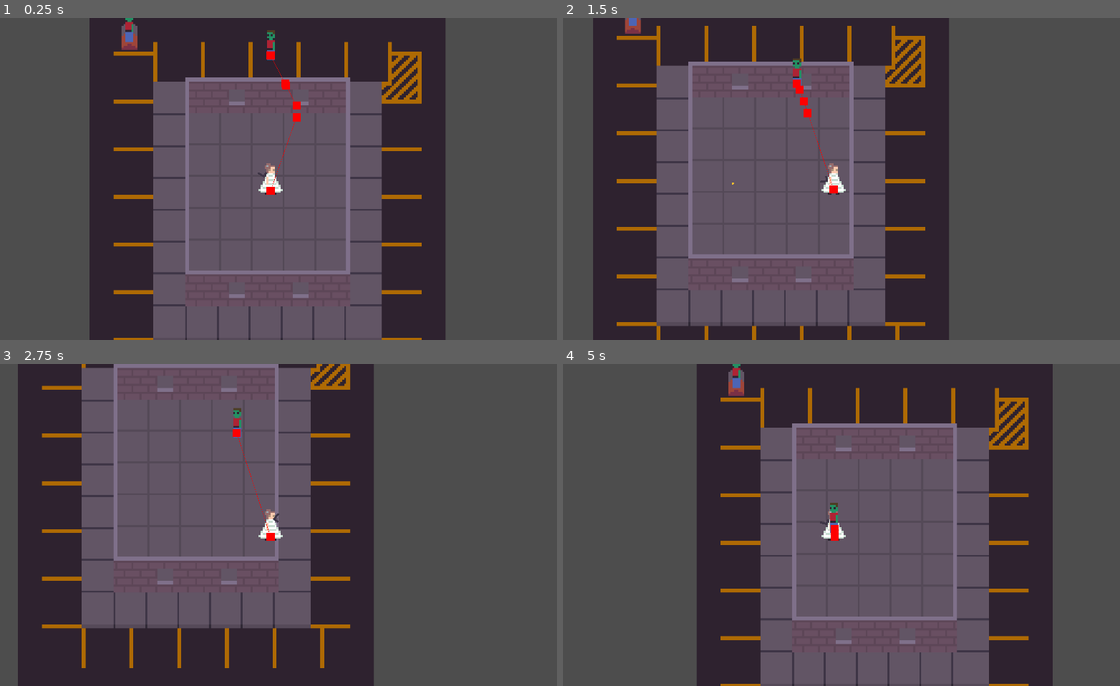
Above: before the commit, frames 1-4 (two rows, left to right).
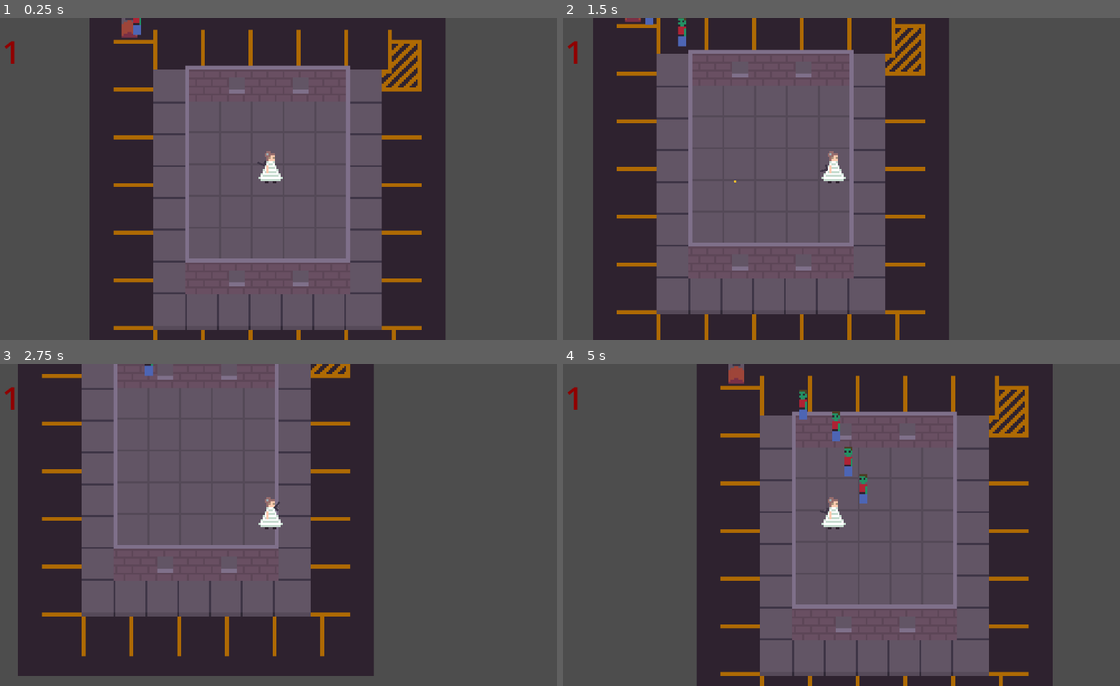
Above: after the commit, the same moments.

Repository: smolsenbiller/godot_projects
Game: Godot game, scene res://scenes/main.tscn
Two runs of this game, one before a commit and one after it. Both use one fixed random seed, a clock stepped at 60 frames per second and the inputs below.
Inputs (mouse positions are in pixels of both pictures, inside the frame that each line leads up to):
- Up to frame 1 (0.25 s): no input
- Up to frame 2 (1.5 s): move the mouse to (958, 162) at 0.52 s; hold Right (move_right) 0.53-1.28 s; click (958, 162) at 0.6 s; move the mouse to (718, 195) at 1.27 s; hold Down (move_down) from 1.28 s (still down); click (718, 195) at 1.35 s
- Up to frame 3 (2.75 s): move the mouse to (328, 454) at 2.02 s; release Down (move_down) at 2.03 s; hold Right (move_right) from 2.03 s (still down); click (328, 454) at 2.1 s
- Up to frame 4 (5 s): move the mouse to (802, 589) at 2.77 s; release Right (move_right) at 2.78 s; hold W (move_up) 2.78-3.53 s; click (802, 589) at 2.85 s; move the mouse to (1003, 573) at 3.52 s; hold Left (move_left) from 3.53 s (still down); click (1003, 573) at 3.6 s; move the mouse to (663, 476) at 4.27 s; click (663, 476) at 4.35 s

The runs differ from the first frame. In frame 1, 8.9% of the frame differs, in the area x 0-76%, y 0-100%; in frame 2, 9.0%; in frame 3, 9.0%; in frame 4, 9.3%, in the area x 0-84%, y 0-100%.

Commit message:
Shoutout to a dude I met named 2 doors! He helped me realize that my zombie scene did not have the script attached to it. The zombie spawning is now working! I also implemented round progression! I now need to create a game over state.

Diff:
--- a/game-jams/snobbery-&-zombies/project.godot
+++ b/game-jams/snobbery-&-zombies/project.godot
@@ -14,6 +14,10 @@
 run/main_scene="uid://bytsv41nrqkoe"
 config/features=PackedStringArray("4.6", "GL Compatibility")
 config/icon="res://icon.svg"
+
+[autoload]
+
+roundInfo="*uid://bm6yoovuv3vui"
 
 [display]
 
--- a/game-jams/snobbery-&-zombies/scenes/bullet.tscn
+++ b/game-jams/snobbery-&-zombies/scenes/bullet.tscn
@@ -10,6 +10,7 @@
 z_index = 1
 collision_layer = 4
 collision_mask = 4
+motion_mode = 1
 script = ExtResource("1_y25gk")
 
 [node name="Sprite2D" type="Sprite2D" parent="." unique_id=425214535]
--- a/game-jams/snobbery-&-zombies/scenes/main.tscn
+++ b/game-jams/snobbery-&-zombies/scenes/main.tscn
@@ -3,9 +3,7 @@
 [ext_resource type="Texture2D" uid="uid://xdwk8x7haa5o" path="res://assets/map.png" id="1_jyhfs"]
 [ext_resource type="PackedScene" uid="uid://bim7fdsr8xi34" path="res://scenes/player.tscn" id="1_o5qli"]
 [ext_resource type="Script" uid="uid://bxy37qxtu1cte" path="res://scripts/main.gd" id="1_tefeu"]
-[ext_resource type="PackedScene" uid="uid://bnok717jrsxeu" path="res://scenes/zombie.tscn" id="2_sugp2"]
 [ext_resource type="Texture2D" uid="uid://dapwke8s2ag04" path="res://assets/grave_spawn.png" id="2_tbgi4"]
-[ext_resource type="Script" uid="uid://dg11d5i52462k" path="res://scripts/zombie.gd" id="3_jyhfs"]
 
 [sub_resource type="NavigationPolygon" id="NavigationPolygon_jyhfs"]
 vertices = PackedVector2Array(88, 96, -87, 96, -17, 52, -13, 52, -43, 52, 88, -95, 44, 52, 44, -51, -87, -95, -43, -51, -17, -51, 19, -51, 19, -45, 15, -45, 15, -51, 38, -45, 38, 46, 19, 46, 15, 46, 19, 52, 15, 52, -13, -45, -13, 46, -17, 46, -37, 46, -37, -45, -17, -45, -13, -51)
@@ -86,11 +84,20 @@
 unique_name_in_owner = true
 position = Vector2(2, -8)
 
-[node name="zombie" parent="." unique_id=1902990993 instance=ExtResource("2_sugp2")]
-position = Vector2(0, -80)
-script = ExtResource("3_jyhfs")
+[node name="Camera2D" type="Camera2D" parent="Player" unique_id=778408093]
+
+[node name="CanvasLayer" type="CanvasLayer" parent="Player/Camera2D" unique_id=1045159839]
+
+[node name="RoundCount" type="Label" parent="Player/Camera2D/CanvasLayer" unique_id=234400965]
+modulate = Color(0.57, 0, 0, 1)
+offset_left = 9.0
+offset_top = 5.0
+offset_right = 49.0
+offset_bottom = 28.0
+text = "1"
 
 [node name="NavigationRegion2D" type="NavigationRegion2D" parent="." unique_id=719104958]
+visible = false
 navigation_polygon = SubResource("NavigationPolygon_jyhfs")
 
 [node name="SpawnTopLeft" type="Sprite2D" parent="." unique_id=168384272]
--- a/game-jams/snobbery-&-zombies/scenes/player.tscn
+++ b/game-jams/snobbery-&-zombies/scenes/player.tscn
@@ -7,9 +7,10 @@
 [sub_resource type="CircleShape2D" id="CircleShape2D_qhqgy"]
 radius = 2.0
 
-[node name="Player" type="CharacterBody2D" unique_id=1871333918]
+[node name="Player" type="CharacterBody2D" unique_id=1871333918 groups=["player"]]
 z_index = 1
 collision_mask = 3
+motion_mode = 1
 script = ExtResource("1_g2els")
 
 [node name="Sprite2D" type="Sprite2D" parent="." unique_id=2117436614]
@@ -28,6 +29,3 @@
 position = Vector2(5, 0)
 sprite_frames = ExtResource("3_qhqgy")
 animation = &"gun"
-
-[node name="Camera2D" type="Camera2D" parent="." unique_id=1791146713]
-position = Vector2(0, -6)
--- a/game-jams/snobbery-&-zombies/scenes/zombie.tscn
+++ b/game-jams/snobbery-&-zombies/scenes/zombie.tscn
@@ -1,14 +1,16 @@
 [gd_scene format=3 uid="uid://bnok717jrsxeu"]
 
 [ext_resource type="Texture2D" uid="uid://bekfw6xbd1q84" path="res://assets/zombie.png" id="1_1vlb3"]
+[ext_resource type="Script" uid="uid://dg11d5i52462k" path="res://scripts/zombie.gd" id="1_httt1"]
 
 [sub_resource type="CircleShape2D" id="CircleShape2D_1vlb3"]
 radius = 2.0
 
 [node name="zombie" type="CharacterBody2D" unique_id=1902990993]
 z_index = 1
-collision_layer = 5
-collision_mask = 5
+collision_layer = 4
+motion_mode = 1
+script = ExtResource("1_httt1")
 
 [node name="Sprite2D" type="Sprite2D" parent="." unique_id=1016699576]
 position = Vector2(0, -6)
@@ -20,4 +22,3 @@
 shape = SubResource("CircleShape2D_1vlb3")
 
 [node name="NavigationAgent2D" type="NavigationAgent2D" parent="." unique_id=1861570419]
-debug_enabled = true
--- a/game-jams/snobbery-&-zombies/scripts/main.gd
+++ b/game-jams/snobbery-&-zombies/scripts/main.gd
@@ -1,23 +1,54 @@
 extends Node2D
 
 #preloading the zombie scene because eventually I will be spawning a lot of zombies
-
-@onready var zombie_scene : PackedScene
+const zombie_scene = preload("res://scenes/zombie.tscn")
 
 #Get spawn point. Using a sprite as a refernce
 @onready var spawn_point : Sprite2D = $SpawnTopLeft
+@onready var round_count : Label = $Player/Camera2D/CanvasLayer/RoundCount
 
 func _ready() -> void:
-	await get_tree().physics_frame
-	zombie_scene = load("res://scenes/zombie.tscn")
-	#Instantiating the zombie scene and putting it into a vaiable
-	var new_zombie = zombie_scene.instantiate()
-	#Adding a position to the zombie variable
-	new_zombie.position = spawn_point.position
-	#Adding the zombie to the main scene
-	add_child(new_zombie)
+	#When the scene starts need to make sure we are on round 1
+	roundInfo.round = 1
+	#Need to make sure that only 4 zombies on this first round
+	roundInfo.zombies_left = 4
+	# Start adding zombies
+	add_zombie()
+
+
+func add_zombie():
+	for num in roundInfo.zombies_left:
+		#Instantiating the zombie scene and putting it into a vaiable
+		var new_zombie = zombie_scene.instantiate()
+		#Adding a position to the zombie variable
+		new_zombie.position = spawn_point.global_position
+		#Adding the zombie to the main scene
+		add_child(new_zombie)
+		#Delay between zombie spawns
+		await get_tree().create_timer(1.0).timeout
+
+
+func round_change():
+	#Want to delay the start of a new round
+	await get_tree().create_timer(2.0).timeout
+	#Increase the round by 1 and update it on the screen
+	roundInfo.round += 1
+	round_count.text = str(roundInfo.round)
+	#This will add zombies after round 1 and increase the amount of zombies as well
+	zombies_left_calc(roundInfo.round)
+
+func zombies_left_calc(rounds : int):
+	var zombies_left = rounds * 4
+	roundInfo.zombies_left = zombies_left
+	add_zombie()
+	return zombies_left
 
 
 # Called every frame. 'delta' is the elapsed time since the previous frame.
 func _process(delta: float) -> void:
-	pass
+	#Check to see if any zombies are left
+	if roundInfo.zombies_left == 0:
+		#Need to make sure the if statement fires only once at the end of a round
+		roundInfo.zombies_left += 1
+		#Call a round change
+		round_change()
--- /dev/null
+++ b/game-jams/snobbery-&-zombies/scripts/round_info.gd
@@ -0,0 +1,12 @@
+extends Node
+
+var round : int = 1
+var zombies_left = 5
+
+func _ready() -> void:
+	pass # Replace with function body.
+
+
+# Called every frame. 'delta' is the elapsed time since the previous frame.
+func _process(delta: float) -> void:
+	pass
--- a/game-jams/snobbery-&-zombies/scripts/zombie.gd
+++ b/game-jams/snobbery-&-zombies/scripts/zombie.gd
@@ -1,13 +1,17 @@
 class_name Zombie extends CharacterBody2D
 
-@onready var player: CharacterBody2D = %Player
+#Zombie Navigation Setup
+var player: CharacterBody2D
 @onready var nav_agent: NavigationAgent2D = $NavigationAgent2D
-
 var speed: float = 20.0
 var target_position: Vector2
 
+#main node callback setup
+@onready var main : Node2D = $"."
 
 func _ready() -> void:
+	player = get_tree().get_first_node_in_group("player")
+
 	nav_agent.path_desired_distance = 1.0
 	nav_agent.target_desired_distance = 1.0
 
@@ -37,6 +41,6 @@
 	velocity = current_agent_position.direction_to(next_path_position) * speed
 	move_and_slide()
 
-
 func hit():
 	queue_free()
+	roundInfo.zombies_left -= 1
Not shown, added: game-jams/snobbery-&-zombies/scripts/round_info.gd.uid
